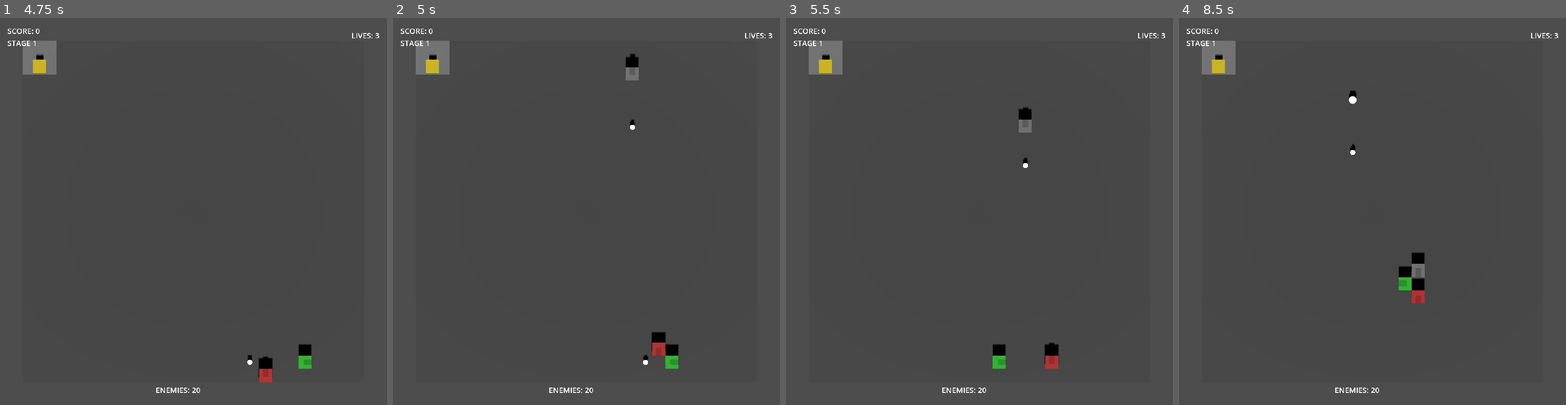
Above: before the commit, frames 1-4 (left to right).
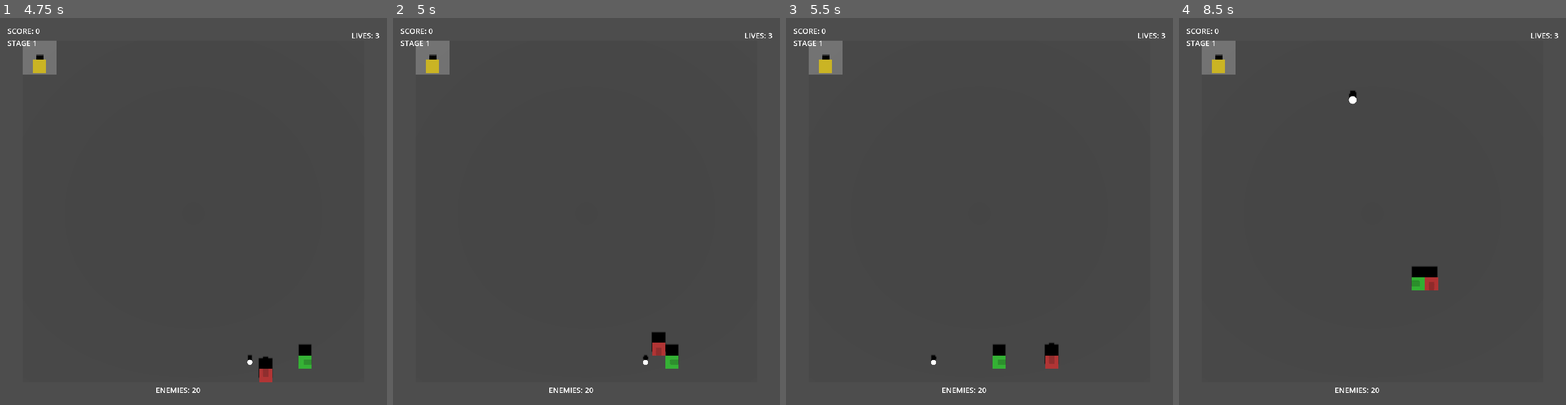
Above: after the commit, the same moments.

Repository: matibat/TANKS1990
Game: Godot game, scene res://scenes3d/game_3d_ddd.tscn
Same seed, same stepped clock (60 frames per second), same inputs: the game is played once before the commit and once after it.
Inputs:
- Up to frame 1 (4.75 s): click "Start Game" at 0.5 s; tap Enter at 1.25 s; hold D (move_right) 1.28-2.03 s; hold Space (fire) 1.28-2.03 s; hold S (move_down) 2.03-2.78 s; tap Space (fire) at 2.1, 3.6 s; hold D (move_right) 2.78-3.53 s; hold Space (fire) 2.78-3.53 s; hold W (move_up) 3.53-4.28 s; hold A (move_left) from 4.28 s (still down); hold Space (fire) from 4.28 s (still down)
- Up to frame 2 (5 s): keep holding A (move_left); keep holding Space (fire)
- Up to frame 3 (5.5 s): keep holding A (move_left); release Space (fire) at 5.03 s; tap Space (fire) at 5.1 s
- Up to frame 4 (8.5 s): release A (move_left) at 5.78 s; hold S (move_down) 5.78-6.53 s; hold Space (fire) 5.78-6.53 s; hold D (move_right) 6.53-7.28 s; tap Space (fire) at 6.6, 8.1 s; hold W (move_up) 7.28-8.03 s; hold Space (fire) 7.28-8.03 s; hold D (move_right) from 8.03 s (still down)

Frame 1 is identical in both runs. In frame 2, 0.2% of the frame differs, in the area x 60-64%, y 9-29%; in frame 3, 0.2%; in frame 4, 0.9%, in the area x 44-67%, y 32-74%.

Commit message:
feat: add deterministic RNG support for AI and spawning
- AI service accepts RNG for reproducible decisions
- Spawn controller uses RNG for deterministic enemy spawning
- Enables server-side replay and testing determinism

Diff:
--- a/src/domain/services/ai_service.gd
+++ b/src/domain/services/ai_service.gd
@@ -52,6 +52,13 @@
 		"direction_hold_frames": 5
 	}
 }
+
+static var _rng: RandomNumberGenerator = RandomNumberGenerator.new()
+static func set_rng(p_rng: RandomNumberGenerator) -> void:
+	# Allow deterministic seeding for tests/server or replay
+	_rng = p_rng if p_rng != null else RandomNumberGenerator.new()
+	if p_rng == null:
+		_rng.randomize()
 
 ## Decide action for enemy tank based on game state
 static func decide_action(enemy: TankEntity, game_state: GameState, delta: float) -> Command:
--- a/src/domain/services/spawn_controller.gd
+++ b/src/domain/services/spawn_controller.gd
@@ -37,13 +37,23 @@
 var _enemies_spawned: int
 var _spawn_timer: float
 var _spawn_interval: float
+var rng: RandomNumberGenerator
 
-func _init(stage_number: int):
+func _init(stage_number: int, p_rng: RandomNumberGenerator = null):
 	_stage_number = stage_number
 	_enemies_remaining = ENEMIES_PER_STAGE
 	_enemies_spawned = 0
 	_spawn_timer = 0.0
-	_spawn_interval = randf_range(SPAWN_INTERVAL_MIN, SPAWN_INTERVAL_MAX)
+	rng = p_rng if p_rng != null else RandomNumberGenerator.new()
+	if p_rng == null:
+		rng.randomize()
+	_spawn_interval = rng.randf_range(SPAWN_INTERVAL_MIN, SPAWN_INTERVAL_MAX)
+
+func set_rng(p_rng: RandomNumberGenerator) -> void:
+	# Allow deterministic seeding for tests/server replay
+	rng = p_rng if p_rng != null else RandomNumberGenerator.new()
+	if p_rng == null:
+		rng.randomize()
 
 ## Get number of enemies remaining to spawn
 func get_enemies_remaining() -> int:
@@ -66,7 +76,7 @@
 	# Check if spawn interval has passed
 	if _spawn_timer >= _spawn_interval:
 		_spawn_timer = 0.0
-		_spawn_interval = randf_range(SPAWN_INTERVAL_MIN, SPAWN_INTERVAL_MAX)
+		_spawn_interval = rng.randf_range(SPAWN_INTERVAL_MIN, SPAWN_INTERVAL_MAX)
 		return true
 
 	return false
@@ -92,13 +102,13 @@
 
 ## Get spawn position (one of three top locations)
 func get_spawn_position() -> Position:
-	var spawn_idx = randi() % SPAWN_POSITIONS.size()
+	var spawn_idx = rng.randi() % SPAWN_POSITIONS.size()
 	var tile_pos = SPAWN_POSITIONS[spawn_idx]
 	return Position.create(int(tile_pos.x * TILE_SIZE), int(tile_pos.y * TILE_SIZE))
 
 ## Get random enemy type based on weighted distribution
 func get_random_enemy_type() -> int:
-	var rand_val = randf()
+	var rand_val = rng.randf()
 
 	if rand_val < BASIC_WEIGHT:
 		return TankEntity.Type.ENEMY_BASIC
